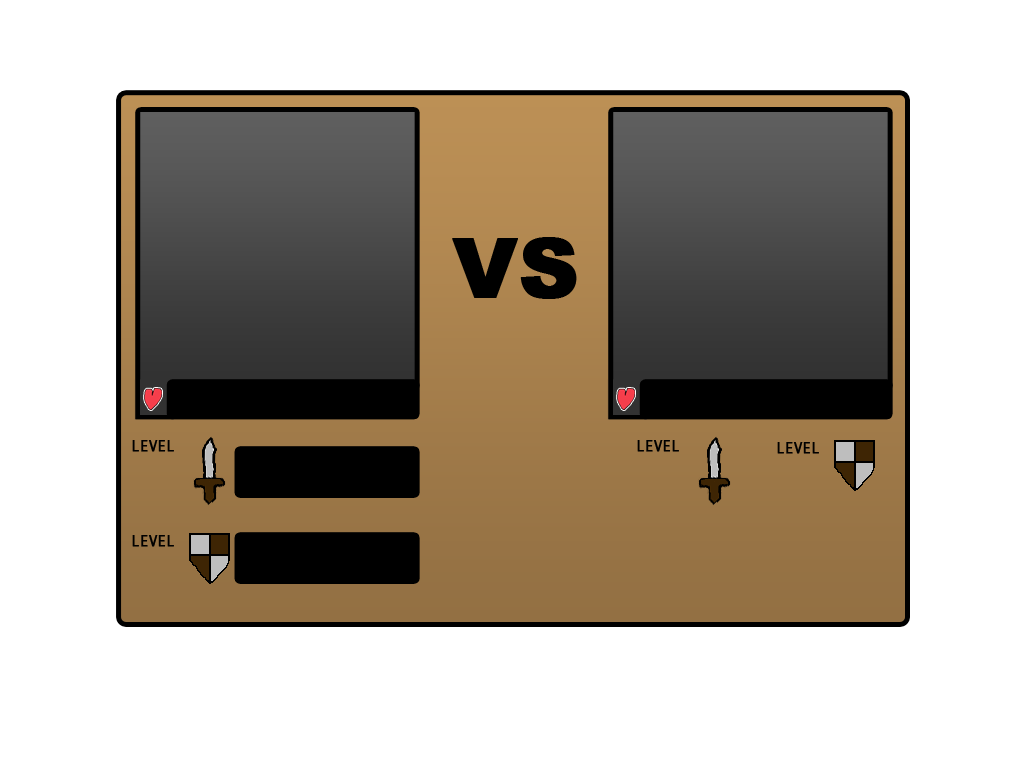
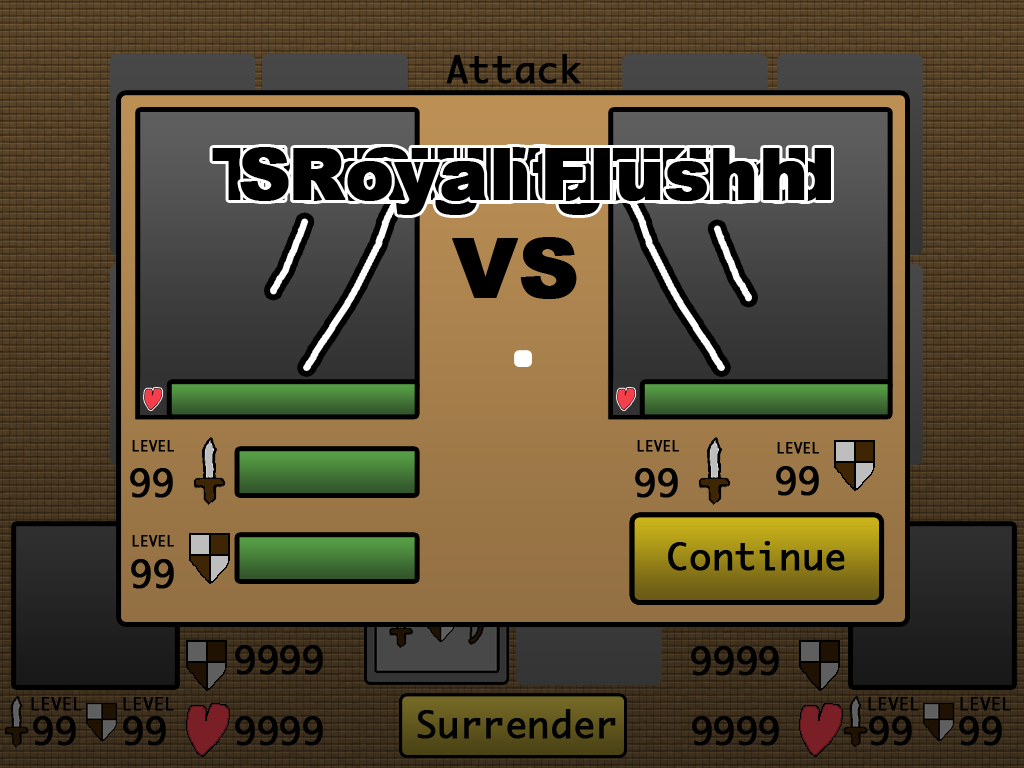
Revision of a layered 1024×768 image; what changed, layer by layer:
showed group "non bg" (24 layers) over 130, 147, 888, 605
painted on "p2 slash" over 707, 225, 752, 302
painted on "p1 slash" over 270, 218, 315, 301
showed "modal" over 0, 0, 1024, 768
showed "guide" over 0, 0, 1024, 768
